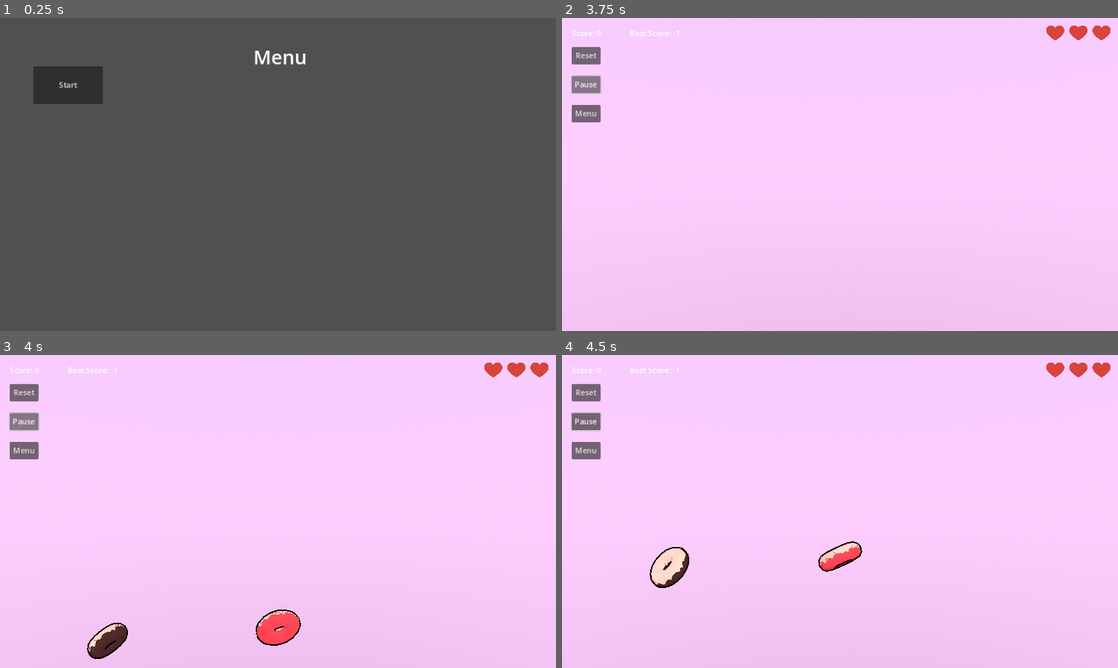
Above: before the commit, frames 1-4 (two rows, left to right).
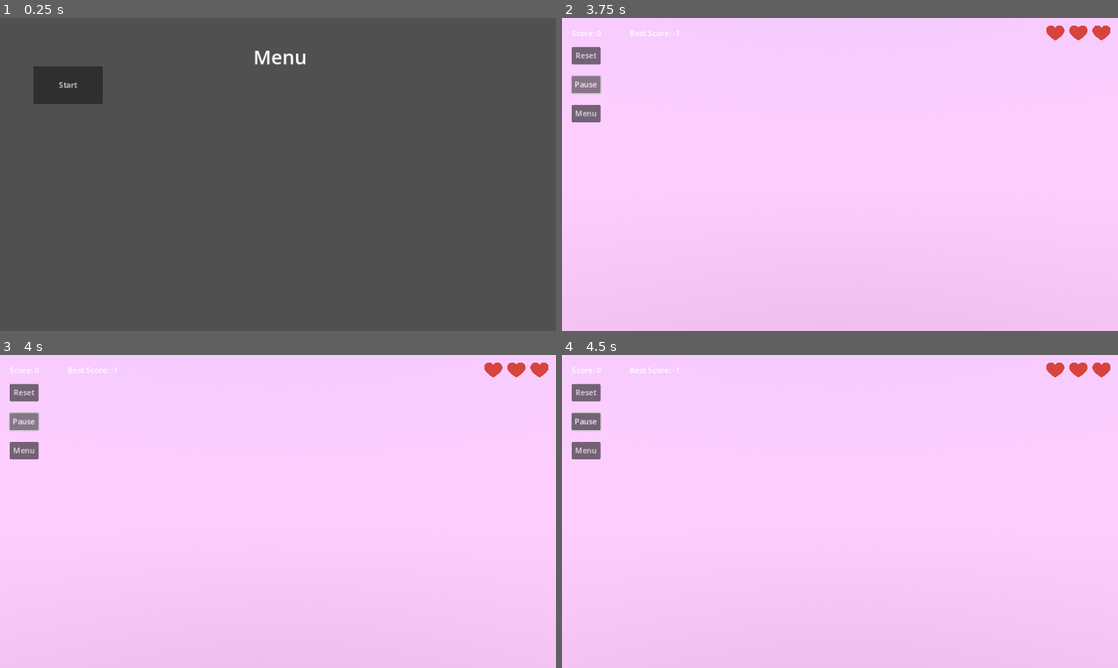
Above: after the commit, the same moments.

Repository: gugdun/donuts
Game: Godot game, scene res://scenes/game.tscn
Same seed, same stepped clock (60 frames per second), same inputs: the game is played once before the commit and once after it. Sound files missing from this copy of the repository are replaced by a short silence.
Inputs (mouse positions are in pixels of both pictures, inside the frame that each line leads up to):
- Up to frame 1 (0.25 s): no input
- Up to frame 2 (3.75 s): click "Start" at 0.5 s; click "Menu" at 1.25 s; click "Start" at 2 s; click "Reset" at 2.75 s; click "Pause" at 3.5 s
- Up to frame 3 (4 s): no input
- Up to frame 4 (4.5 s): move the mouse to (812, 574) at 4.27 s; click (812, 574) at 4.42 s

Frames 1-2 are identical in both runs. In frame 3, 1.3% of the frame differs, in the area x 15-55%, y 81-98%; in frame 4, 1.2%.

Commit message:
fix: Donuts destroying after entering menu

Diff:
--- a/scripts/game.gd
+++ b/scripts/game.gd
@@ -77,6 +77,8 @@
 		get_tree().paused = true
 
 func _open_menu() -> void:
+	reset_button.do_reset()
+	get_tree().paused = true
 	background_music.stop()
 	button_click_sound.play()
 	GameState.set_state(GameState.State.IDLE)
Not shown: 2 places in scenes/game.tscn that only renumber resources
Binary file changed: translations/translations.en.translation
Binary file changed: translations/translations.ru.translation
